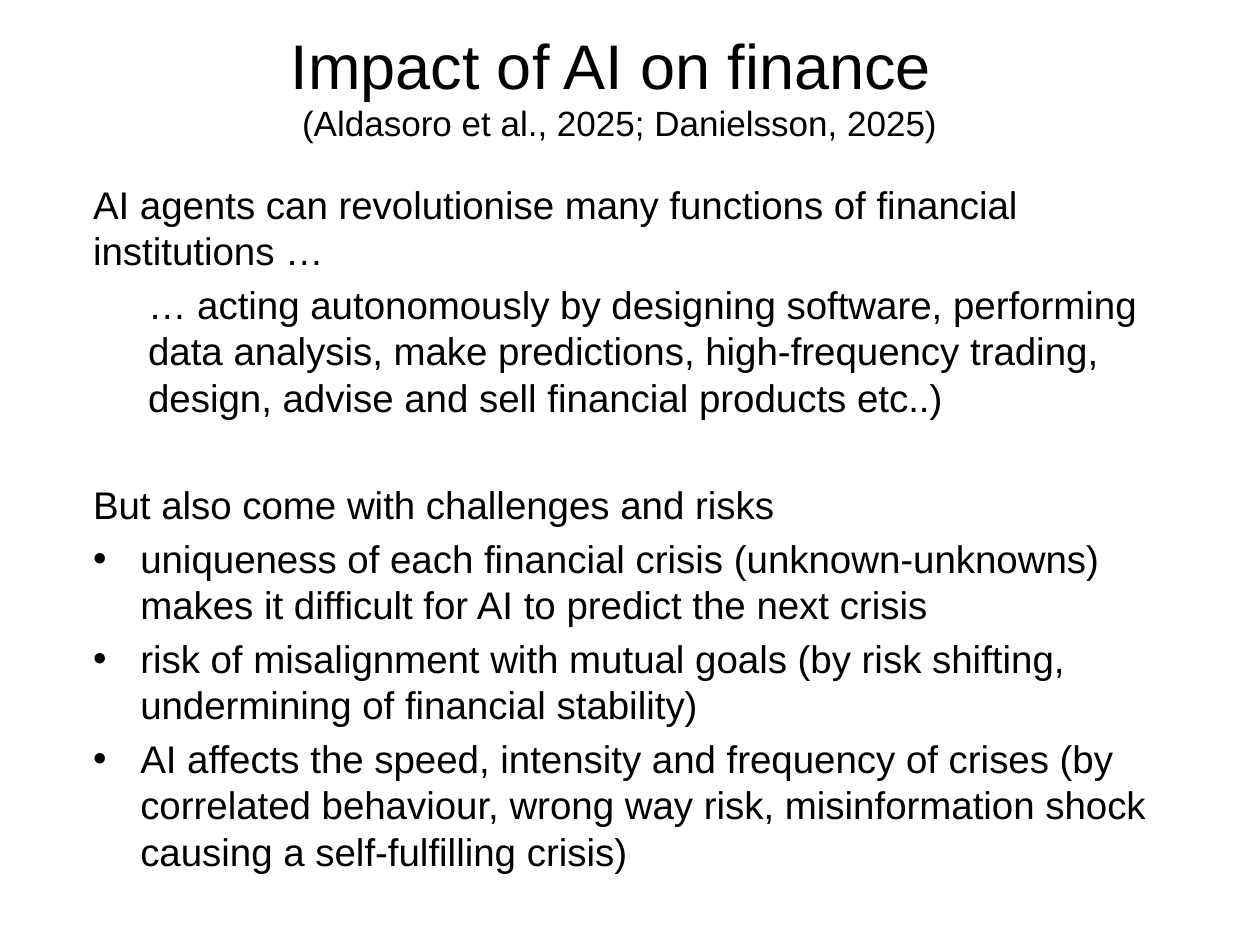
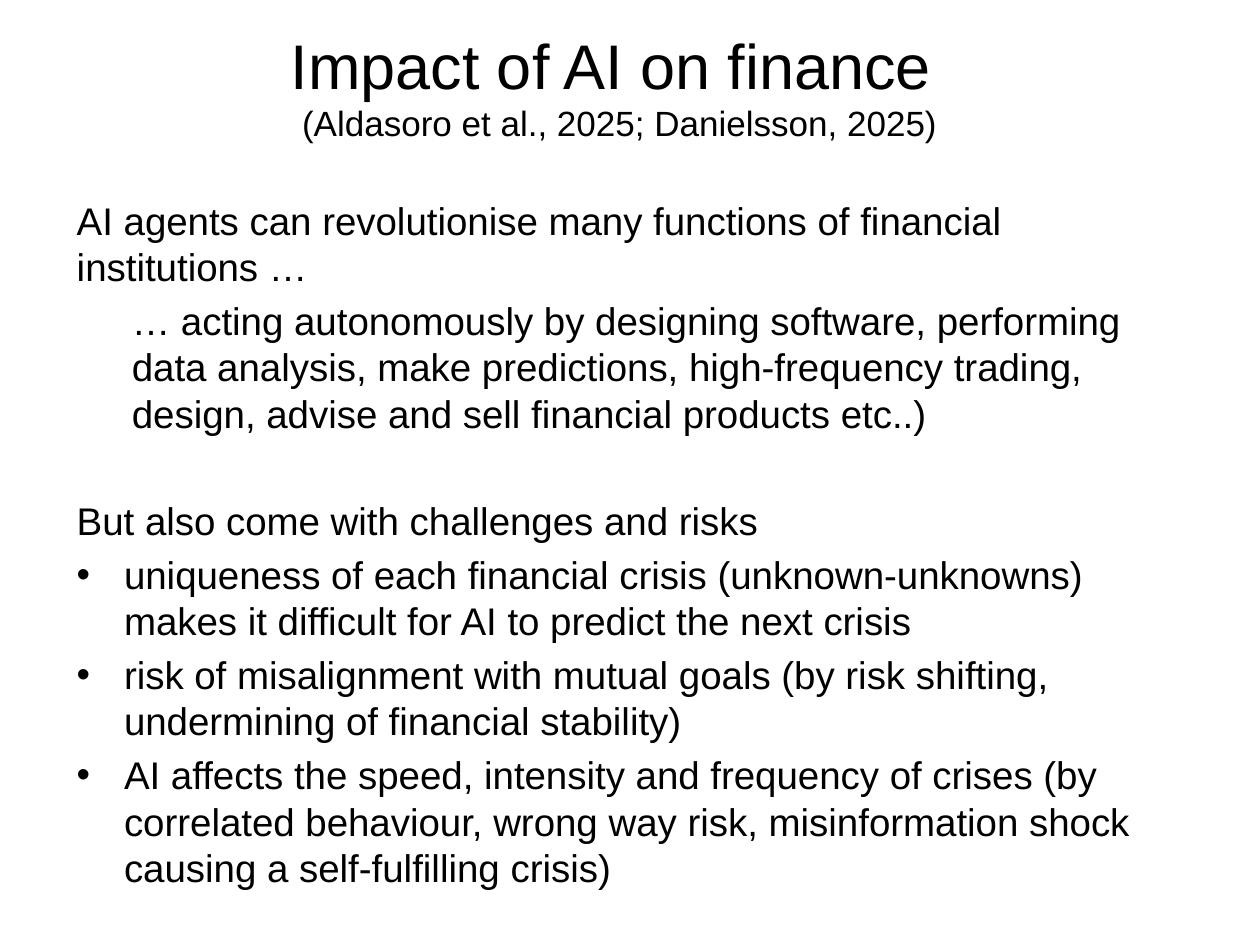
Before and after one commit to vandenEnd/VU, a slide deck: slide 11 of MIF_lecture_2_2027 V.pptx. Drawn at 1260x945 pixels with LibreOffice and Linux fonts; fonts in the diff are those of the drawing. Boxes give left, top, right and bottom in pixels: in the first picture for what was removed or moved away, otherwise in the second. Text is boxed around its words. In the diff, an @@ line names an element or a change of style, - is before the commit and + after.

```diff
--- a/MIF_lecture_2_2027 V.pptx
+++ b/MIF_lecture_2_2027 V.pptx
@@ text "AI agents can revolutionise many ...": place and size @@
-text "AI agents can revolutionise many ..." at [93, 191, 1145, 873]
+text "AI agents can revolutionise many ..." at [77, 207, 1129, 889]
```
Also in this commit, not shown: 6 other files.
